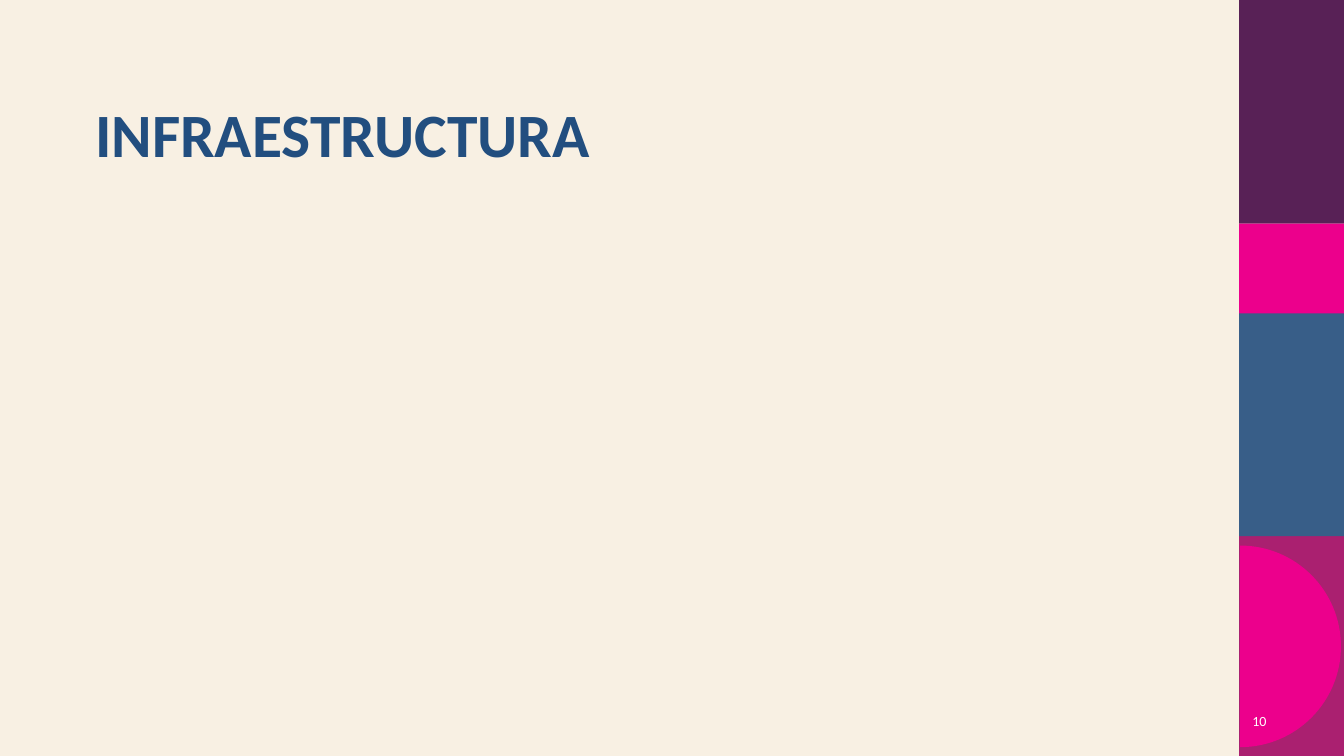
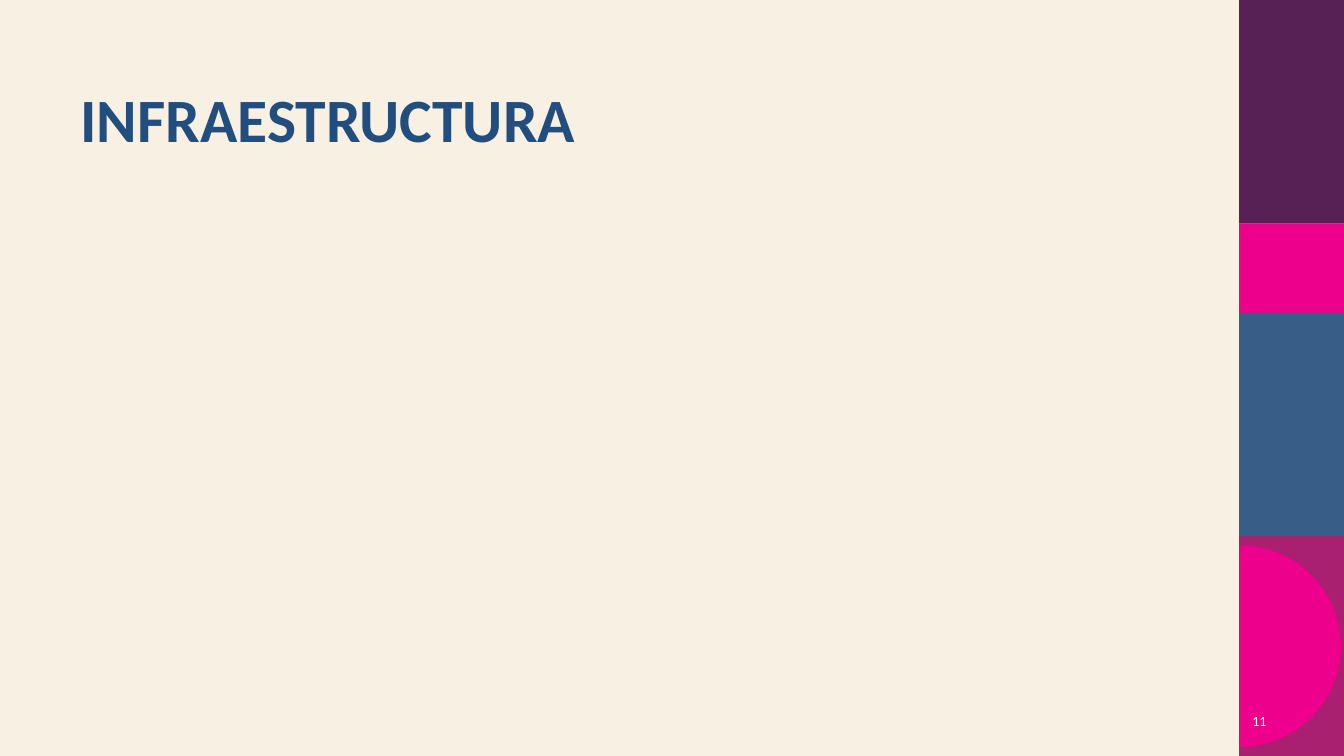
Before and after one commit to ZeroJChang/Estudio_Privado, a slide deck: slide 11 of Plantillas/Plantilla presentación.pptx (slide 10 before the commit). Drawn at 1344x756 pixels with LibreOffice and Linux fonts; fonts in the diff are those of the drawing; background and template pictures are left out. Boxes give left, top, right and bottom in pixels: in the first picture for what was removed or moved away, otherwise in the second. Text is boxed around its words. In the diff, an @@ line names an element or a change of style, - is before the commit and + after.

```diff
--- a/Plantillas/Plantilla presentación.pptx
+++ b/Plantillas/Plantilla presentación.pptx
@@ title "INFRAESTRUCTURA": place and size @@
-title "INFRAESTRUCTURA" at bbox=[95, 116, 590, 158]
+title "INFRAESTRUCTURA" at bbox=[81, 101, 576, 143]
@@ page number at bbox=[1252, 717, 1266, 726]: text changed @@
-10
+11
```
Also in this commit, not shown: 1 other slide changed, 1 slide added, 5 other files.
